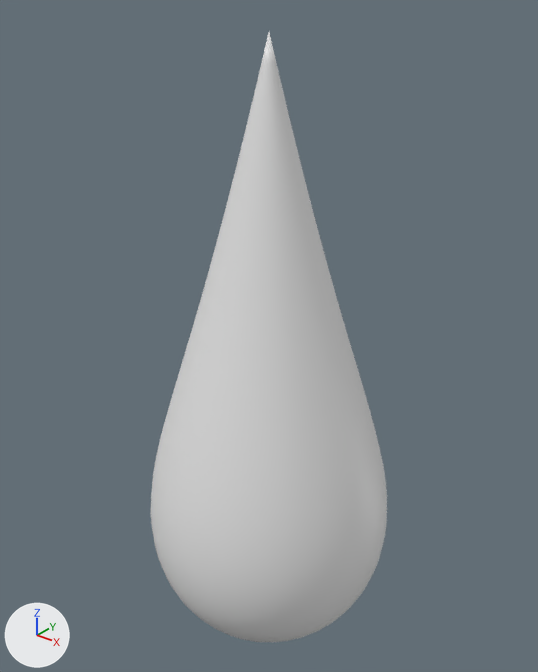
Before and after pictures for a commit that changed the Blender file img/drop.blend.
Before and after are seen from a 50 mm camera at (3.2, -4.0, 4.25) aimed at (-0.07, 0.09, 1.71). The lights are fixed; the arrows at lower left show +X, +Y and +Z.

In view in the first picture: 'DROP'.
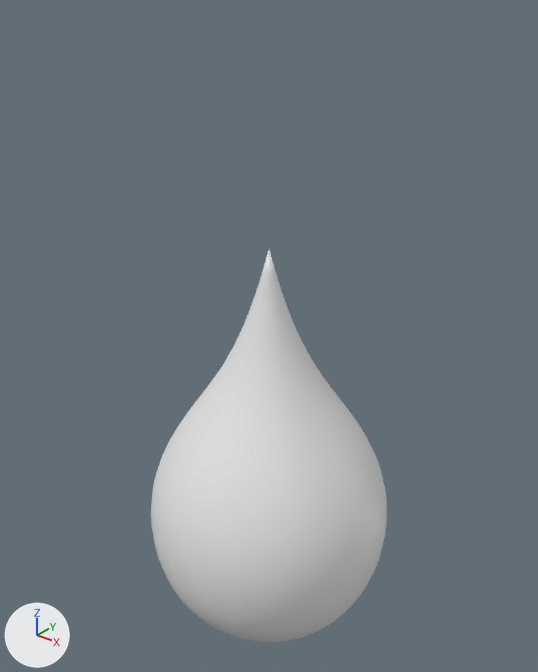
Where the change shows, as pixel boxes (x1, y1, x2, y2) in the pictures (538 x 672 px; the box of a moved part takes in the faces that stretch with it):
'DROP', reshaped (36% shorter)
    before: (151, 32, 387, 642)
    after: (151, 250, 387, 642)
part 1 of me_sphere, moved or reshaped
    before: (151, 32, 387, 547)
    after: (151, 250, 387, 547)

Patch to the scene script:
```diff
--- a/img/drop.blend.py
+++ b/img/drop.blend.py
@@ me_sphere @@
 # used by ob_drop; location = (0.0, 0.0, 0.0)
-me_sphere.from_pydata(...)  # 2459 vertices, 2496 faces; spans x -1.0..1.0, y -1.0..1.0, z -0.99..3.93
+me_sphere.from_pydata(...)  # 2459 vertices, 2496 faces; spans x -1.0..1.0, y -1.0..1.0, z -0.99..2.47
+# me_sphere part 1: 1288 of 2459 vertices moved; they spanned x -1.0..1.0, y -1.0..1.0, z 0.07..3.93 and now span x -1.0..1.0, y -1.0..1.0, z 0.06..2.47; mean shift (0.0, 0.0, -0.56); largest move (0.0, 0.0, 3.93) -> (0.0, 0.0, 2.47)
```
